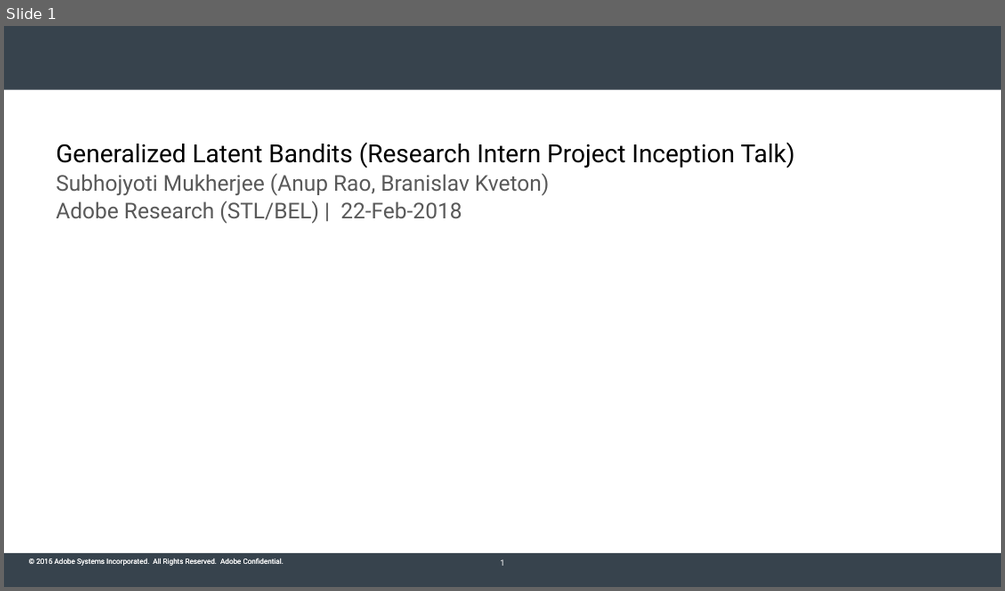
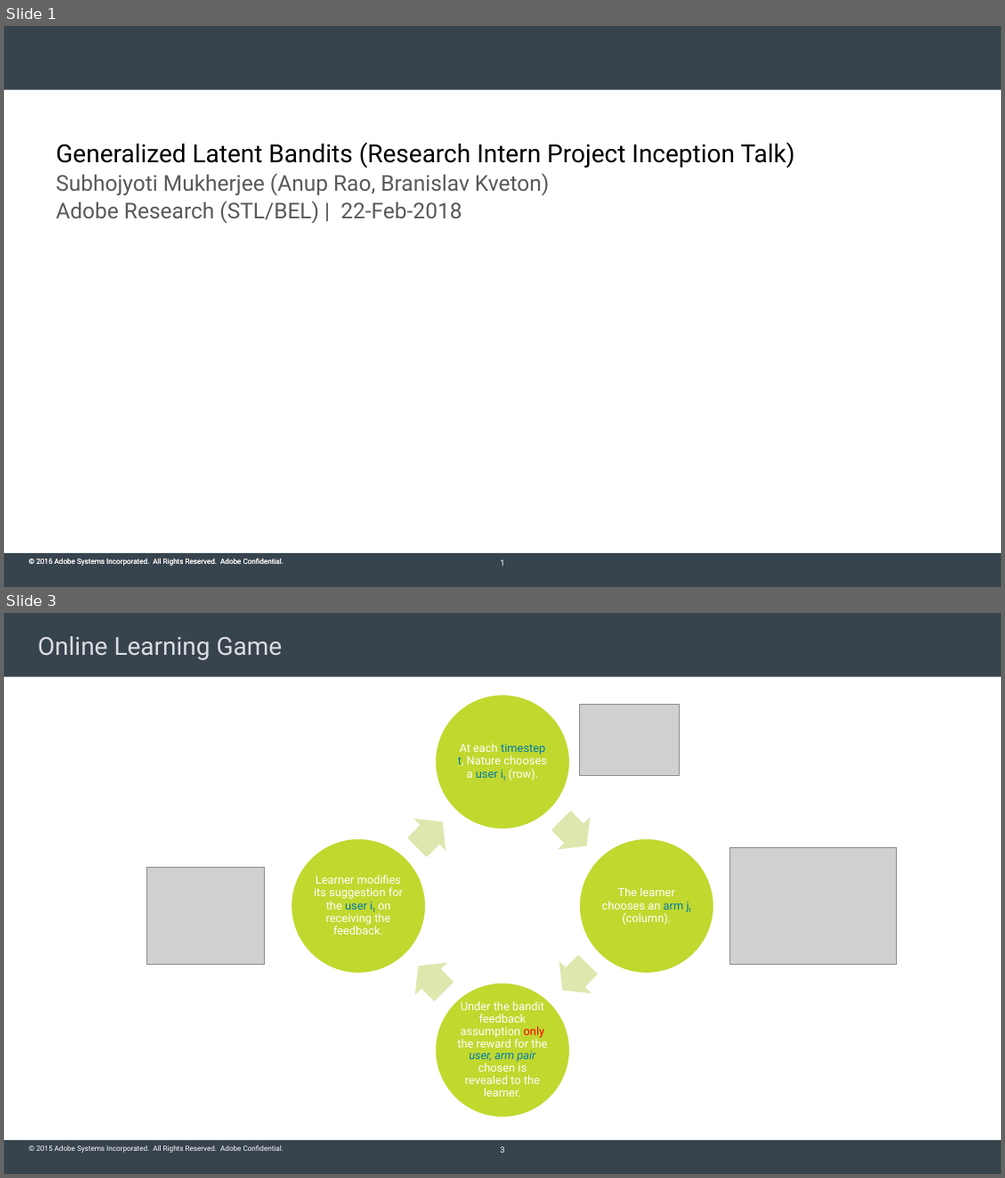
Before and after one commit to Subhojyoti/Adobe_Intern, a slide deck: Adobe PPT/Subho_Inception_talk.pptx. Shown one above the other, each under a label of ours: slide 1 before the commit, slides 1 and 3 after it; the slides between them are not shown. The pictures are 1005x591 and 1005x1178 pixels, drawn with LibreOffice and Linux fonts; fonts in the diff are those of the drawing; grey boxes stand for pictures; background and template pictures are left out. Boxes give left, top, right and bottom in pixels: in the first picture for what was removed or moved away, otherwise in the second. Text is boxed around its words. In the diff, an @@ line names an element or a change of style, - is before the commit and + after.

```diff
--- a/Adobe PPT/Subho_Inception_talk.pptx
+++ b/Adobe PPT/Subho_Inception_talk.pptx
@@ slide 3 added at <box>4,613,1001,1174</box>, background #FFFFFF; not listed: 3 template elements that a slide beside it also shows @@
@@ title added at <box>38,636,283,660</box>, 24 pt, text #DADDE0 @@
+Online Learning Game
@@ picture added at <box>579,705,680,775</box> @@
@@ group added at <box>291,694,714,1118</box>: 4 ellipses, 4 texts, 4 right arrows @@
+At each timestep t, Nature chooses a user it (row).
+The learner chooses an arm jt (column).
+Under the bandit feedback assumption only the reward for the user, arm pair chosen is revealed to the learner.
+Learner modifies its suggestion for the user it on receiving the feedback.
@@ picture added at <box>730,847,897,965</box> @@
@@ picture added at <box>146,868,264,965</box> @@
@@ page number added at <box>500,1146,504,1152</box>, 8 pt, text #FFFFFF @@
+3
```
Also in this commit, not shown: 2 slides changed, 2 other slides added, 6 other files.
